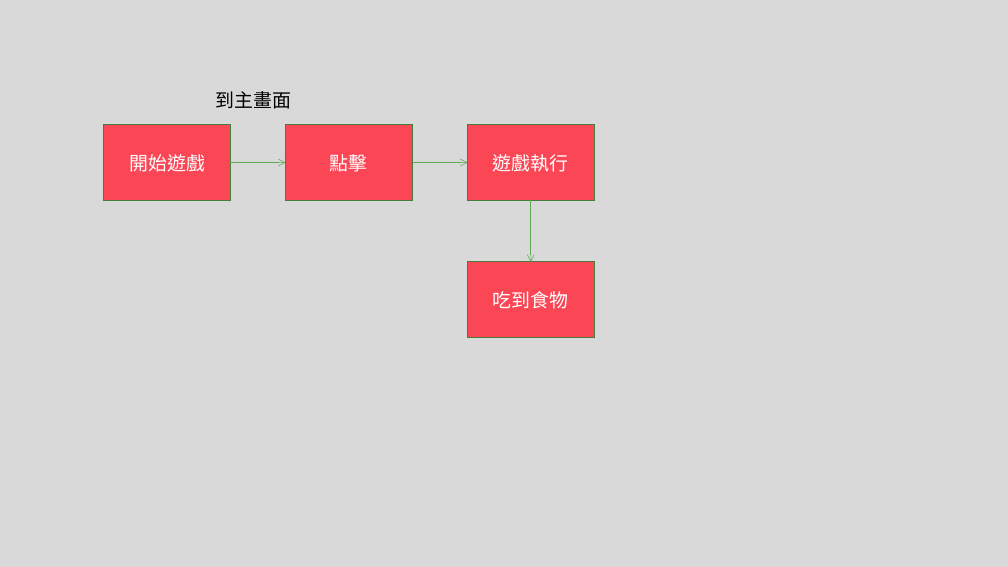
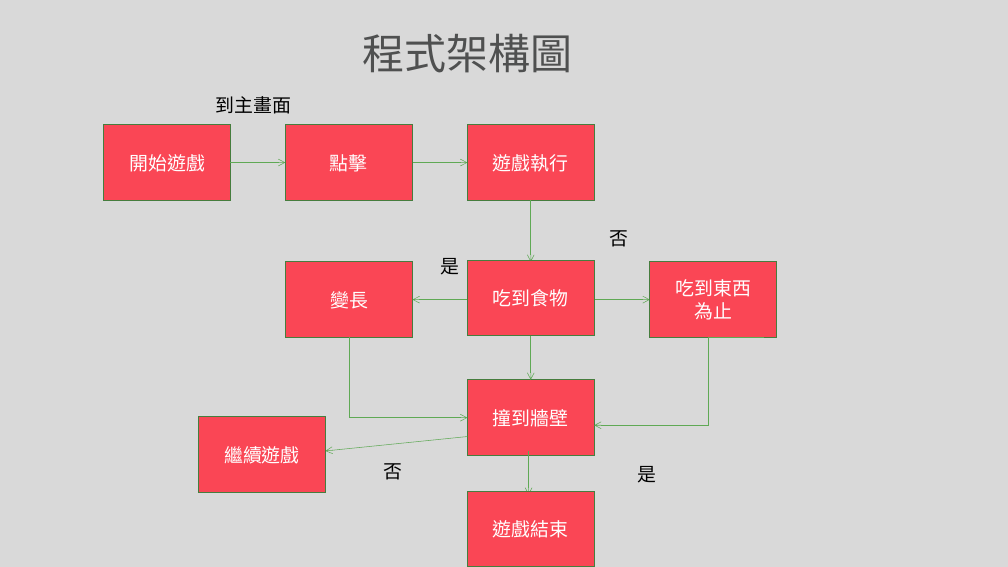
Before and after one commit to asd346119/Snake, a slide deck: slide 3 of 期末程式報告.pptx. Drawn at 1008x567 pixels with LibreOffice and Linux fonts; fonts in the diff are those of the drawing. Boxes give left, top, right and bottom in pixels: in the first picture for what was removed or moved away, otherwise in the second. Text is boxed around its words. In the diff, an @@ line names an element or a change of style, - is before the commit and + after.

```diff
--- a/期末程式報告.pptx
+++ b/期末程式報告.pptx
@@ text added at (362,34,572,73), 40 pt, text #4F5050 @@
+程式架構圖
@@ text "到主畫面": place and size @@
-text "到主畫面" at (216,91,292,109)
+text "到主畫面" at (216,96,292,114)
@@ text added at (609,230,628,247), 18 pt, text #000000 @@
+否
@@ rectangle added at (286,262,413,337), fill #FA4655, outline #467D3F 1 pt, 18 pt, text #FFFFFF @@
+變長
@@ text added at (440,258,459,275), 18 pt, text #000000 @@
+是
@@ rectangle added at (650,262,777,337), fill #FA4655, outline #467D3F 1 pt, 18 pt, text #FFFFFF @@
+吃到東西
+為止
@@ arrow added from (467, 299) to (413, 299), #5FA955 0.5 pt @@
@@ arrow added from (594, 299) to (650, 299), #5FA955 0.5 pt @@
@@ elbow arrow added from (349, 337) to (467, 417), #5FA955 0.5 pt @@
@@ arrow added from (531, 336) to (531, 380), #5FA955 0.5 pt @@
@@ elbow arrow added from (765, 337) to (594, 426), #5FA955 0.5 pt @@
@@ rectangle added at (467,380,594,455), fill #FA4655, outline #467D3F 1 pt, 18 pt, text #FFFFFF @@
+撞到牆壁
@@ rectangle added at (199,417,326,493), fill #FA4655, outline #467D3F 1 pt, 18 pt, text #FFFFFF @@
+繼續遊戲
@@ arrow added from (467, 436) to (325, 451), #5FA955 0.5 pt @@
@@ text added at (384,463,403,480), 18 pt, text #000000 @@
+否
@@ arrow added from (529, 451) to (529, 495), #5FA955 0.5 pt @@
@@ text added at (637,466,656,483), 18 pt, text #000000 @@
+是
@@ rectangle added at (467,492,594,567), fill #FA4655, outline #467D3F 1 pt, 18 pt, text #FFFFFF @@
+遊戲結束
```
Also in this commit, not shown: 1 other slide changed, 1 slide added.
